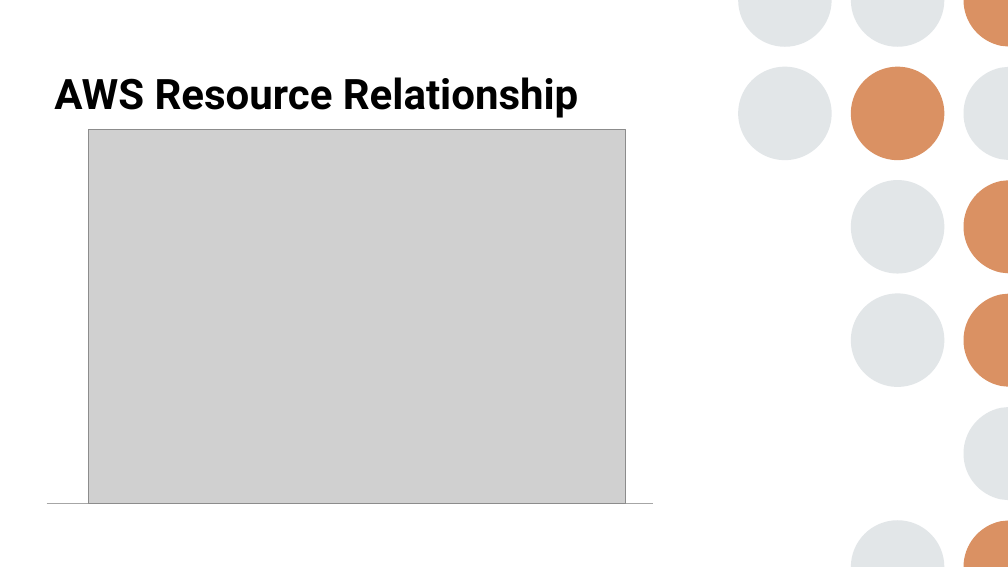
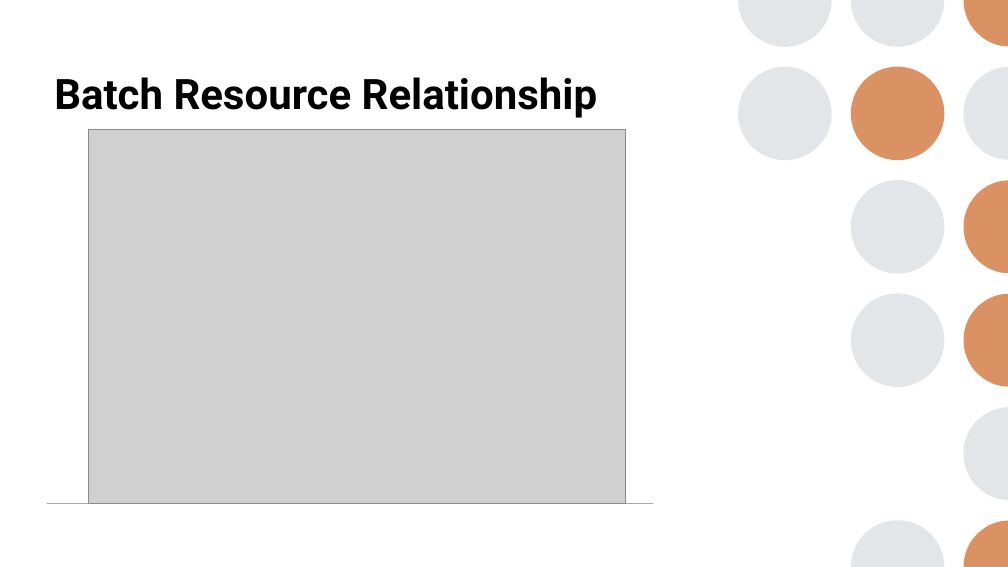
Before and after one commit to krcourville/aws-batch-python-runner, a slide deck: slide 3 of presentation/aws-batch-runner.pptx (slide 5 before the commit). Drawn at 1008x567 pixels with LibreOffice and Linux fonts; fonts in the diff are those of the drawing; grey boxes stand for pictures. Boxes give left, top, right and bottom in pixels: in the first picture for what was removed or moved away, otherwise in the second. Text is boxed around its words. In the diff, an @@ line names an element or a change of style, - is before the commit and + after.

```diff
--- a/presentation/aws-batch-runner.pptx
+++ b/presentation/aws-batch-runner.pptx
@@ title at (x1=54, y1=77, x2=597, y2=118): text changed @@
-AWS Resource Relationship
+Batch Resource Relationship
```
Also in this commit, not shown: 4 other slides changed, 3 slides added.
